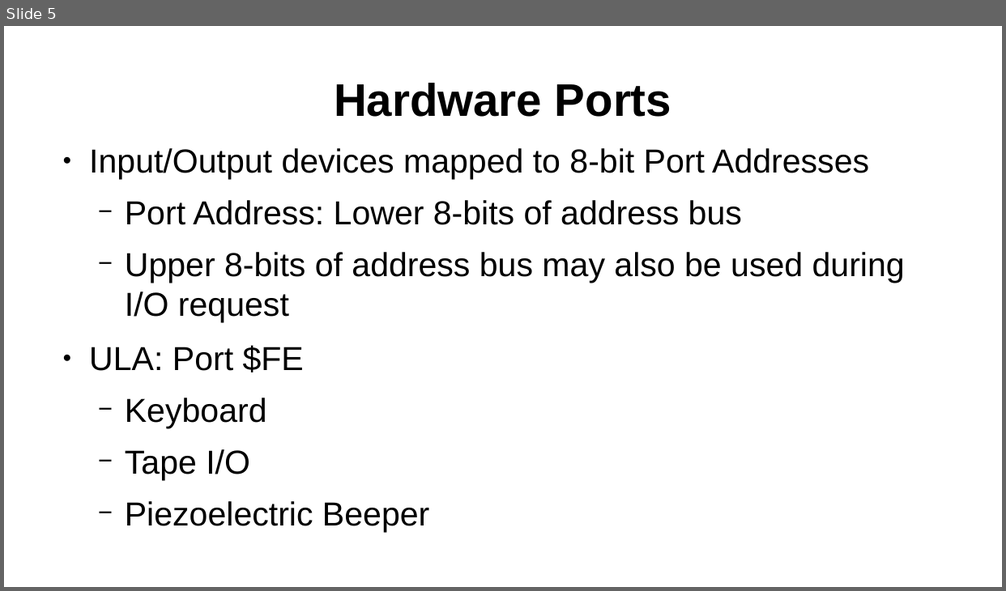
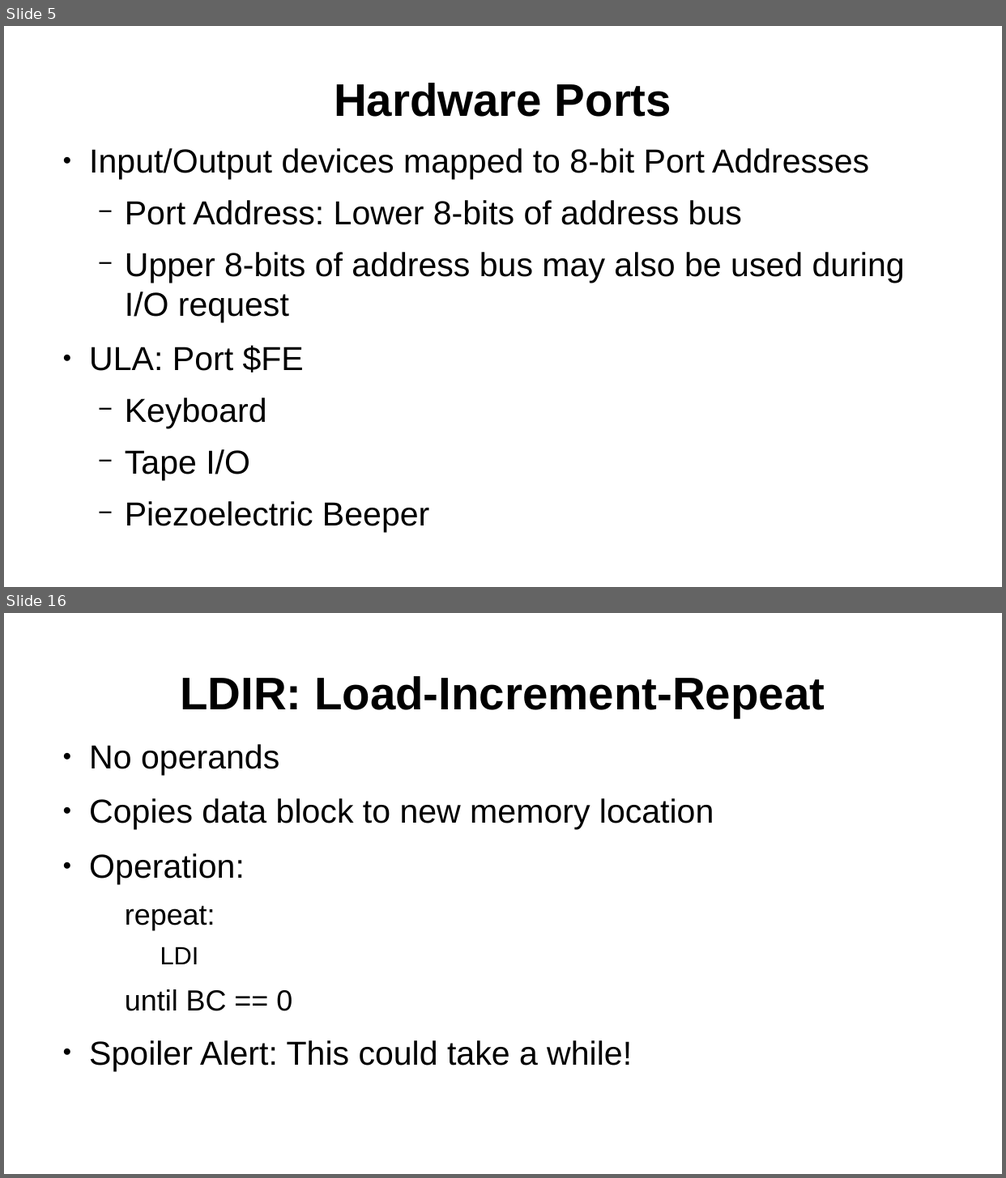
Before and after one commit to SlithyMatt/zxs-assembly-tutorial, a slide deck: Lesson3/Lesson3.odp. Shown one above the other, each under a label of ours: slide 5 before the commit, slides 5 and 16 after it; the slides between them are not shown. The pictures are 1006x591 and 1006x1178 pixels, drawn with LibreOffice and Linux fonts; fonts in the diff are those of the drawing. Boxes give left, top, right and bottom in pixels: in the first picture for what was removed or moved away, otherwise in the second. Text is boxed around its words. In the diff, an @@ line names an element or a change of style, - is before the commit and + after.

```diff
--- a/Lesson3/Lesson3.odp
+++ b/Lesson3/Lesson3.odp
@@ slide 16 added at (4, 613, 1002, 1174), background #FFFFFF @@
@@ title added at (180, 676, 825, 717), 44 pt, text #000000, bold @@
+LDIR: Load-Increment-Repeat
@@ text added at (89, 744, 714, 1071), 32 pt, text #000000 @@
+● No operands
+● Copies data block to new memory location
+● Operation:
+  repeat:
+    LDI
+  until BC == 0
+● Spoiler Alert: This could take a while!
```
Also in this commit, not shown: 8 slides changed, 8 other slides added.
